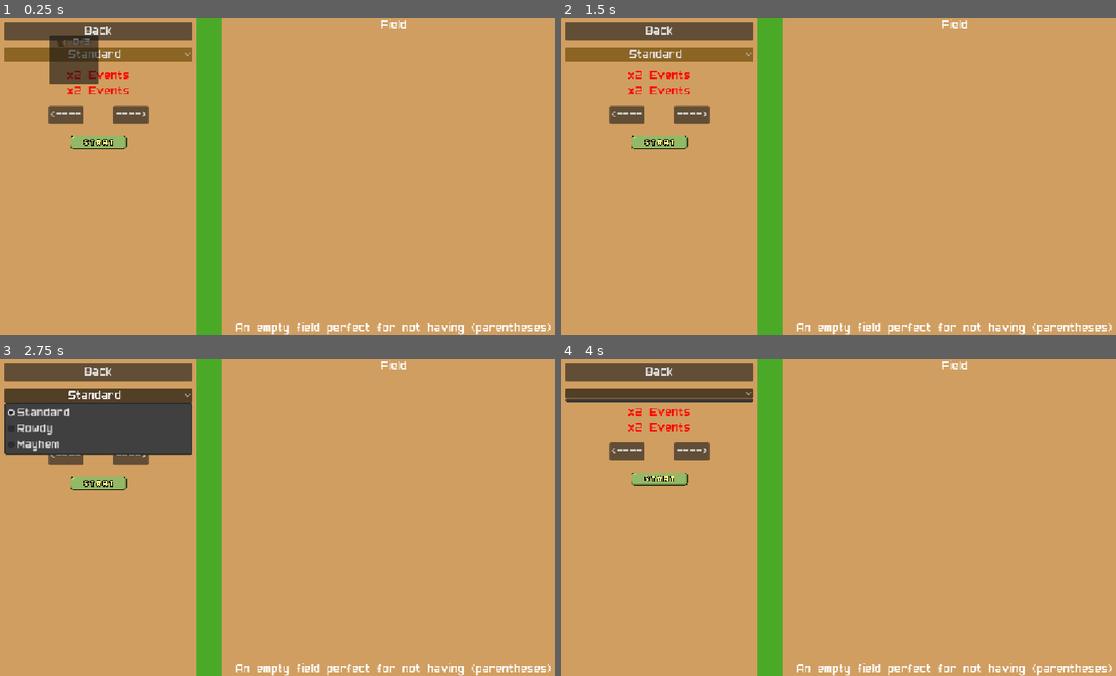
Above: before the commit, frames 1-4 (two rows, left to right).
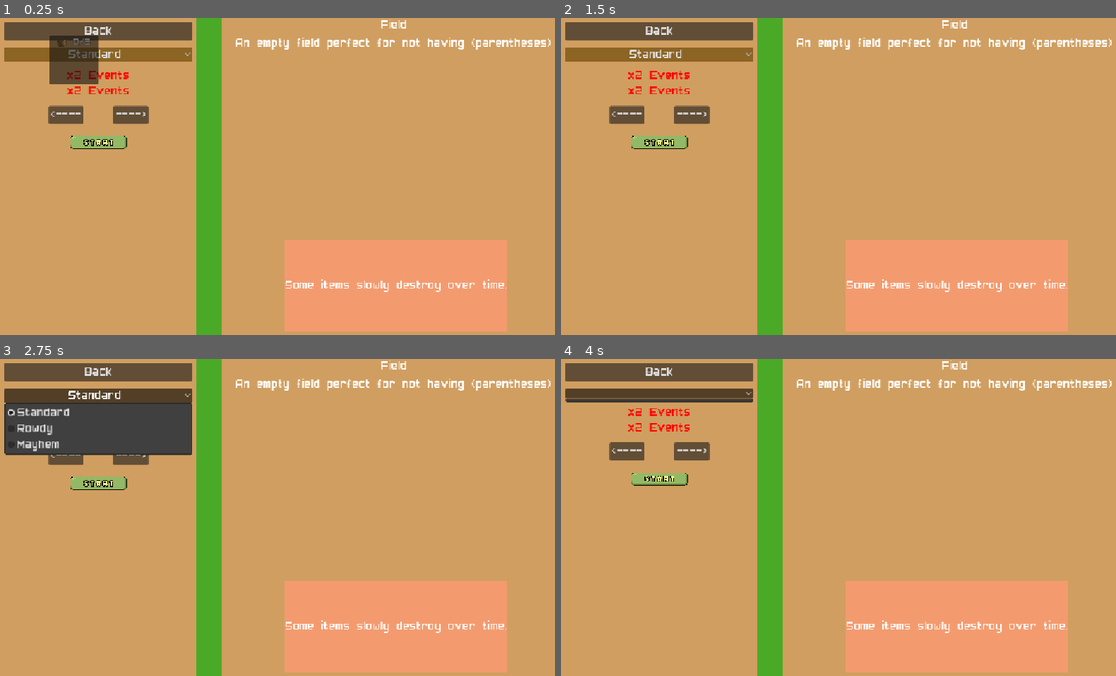
Above: after the commit, the same moments.

Repository: T3rryTim3/mhs-gamedev-02
Game: Godot game, scene res://scenes/UI/select.tscn
Two runs of this game, one before a commit and one after it. Both use one fixed random seed, a clock stepped at 60 frames per second and the inputs below. This scene is started directly instead of the project's main scene.
Inputs (mouse positions are in pixels of both pictures, inside the frame that each line leads up to):
- Up to frame 1 (0.25 s): no input
- Up to frame 2 (1.5 s): click (660, 141) at 0.5 s; click (660, 141) at 1.25 s
- Up to frame 3 (2.75 s): click "Standard" at 2 s
- Up to frame 4 (4 s): click "<----" at 2.75 s; click (660, 393) at 3.5 s

The runs differ from the first frame. In frame 1, 12% of the frame differs, in the area x 42-100%, y 6-100%; in frame 2, 12%; in frame 3, 12%; in frame 4, 12%.
Error in both runs: Invalid call. Nonexistent function '_load_scene' in base 'Nil'. (res://select.gd:114)

Commit message:
Adjustments to custom mode and added select menu tips

Diff:
--- a/projects/mhsdev-02/custom_sliders.tscn
+++ b/projects/mhsdev-02/custom_sliders.tscn
@@ -43,6 +43,9 @@
 
 [node name="Cooldown" type="HSlider" parent="VBoxContainer/MarginContainer/HSplitContainer/VBoxContainer2"]
 layout_mode = 2
+min_value = 1.0
+max_value = 10000.0
+value = 1.0
 
 [node name="MarginContainer2" type="MarginContainer" parent="VBoxContainer"]
 layout_mode = 2
@@ -67,6 +70,9 @@
 
 [node name="ItemSpawn" type="HSlider" parent="VBoxContainer/MarginContainer2/HSplitContainer/VBoxContainer2"]
 layout_mode = 2
+min_value = 1.0
+max_value = 100000.0
+value = 1.0
 
 [node name="MarginContainer3" type="MarginContainer" parent="VBoxContainer"]
 layout_mode = 2
@@ -91,6 +97,8 @@
 
 [node name="Temperature" type="HSlider" parent="VBoxContainer/MarginContainer3/HSplitContainer/VBoxContainer2"]
 layout_mode = 2
+max_value = 2.0
+step = 0.25
 
 [node name="MarginContainer4" type="MarginContainer" parent="VBoxContainer"]
 layout_mode = 2
@@ -115,6 +123,10 @@
 
 [node name="Events" type="HSlider" parent="VBoxContainer/MarginContainer4/HSplitContainer/VBoxContainer2"]
 layout_mode = 2
+min_value = 1.0
+max_value = 2.0
+step = 0.25
+value = 1.0
 
 [node name="MarginContainer5" type="MarginContainer" parent="VBoxContainer"]
 layout_mode = 2
@@ -139,6 +151,10 @@
 
 [node name="Thirst" type="HSlider" parent="VBoxContainer/MarginContainer5/HSplitContainer/VBoxContainer2"]
 layout_mode = 2
+min_value = 1.0
+max_value = 5.0
+step = 0.05
+value = 1.0
 
 [node name="MarginContainer6" type="MarginContainer" parent="VBoxContainer"]
 layout_mode = 2
@@ -163,3 +179,7 @@
 
 [node name="Hunger" type="HSlider" parent="VBoxContainer/MarginContainer6/HSplitContainer/VBoxContainer2"]
 layout_mode = 2
+min_value = 1.0
+max_value = 5.0
+step = 0.05
+value = 1.0
--- /dev/null
+++ b/projects/mhsdev-02/loadingscreentips.gd
@@ -0,0 +1,22 @@
+extends Control
+
+var tips = [
+	"You can add water to wheat fields to heal them.",
+	"Some items slowly destroy over time.",
+	"Barricades can be used to stop events from breaking your buildings.",
+	"Powering the machine early helps you survive longer.",
+	"You can carry multiple items at once and rotate them around (Default R). ",
+	"Press Q (Default) to drop items without picking anything up.",
+	"Sprinting increases your thirst drain, so use it wisely.",
+	"Sprinting increases your thirst drain, so use it wisely."
+]
+
+func select_tip():
+
+	var _index = randi() % tips.size()
+	var value = tips[_index]
+	print (value)
+	$PanelContainer/Label.text = str(value)
+
+func _ready() -> void:
+	select_tip()
--- /dev/null
+++ b/projects/mhsdev-02/loadingscreentips.tscn
@@ -0,0 +1,28 @@
+[gd_scene load_steps=2 format=3 uid="uid://cc6iwjkl1y75b"]
+
+[ext_resource type="Script" uid="uid://ddcy2pr4aidwy" path="res://loadingscreentips.gd" id="1_q74re"]
+
+[node name="Control" type="Control"]
+layout_mode = 3
+anchors_preset = 15
+anchor_right = 1.0
+anchor_bottom = 1.0
+grow_horizontal = 2
+grow_vertical = 2
+script = ExtResource("1_q74re")
+
+[node name="PanelContainer" type="PanelContainer" parent="."]
+layout_mode = 1
+anchors_preset = 12
+anchor_top = 1.0
+anchor_right = 1.0
+anchor_bottom = 1.0
+offset_left = 490.0
+offset_top = -186.0
+offset_right = -481.0
+offset_bottom = -1.0
+grow_horizontal = 2
+grow_vertical = 0
+
+[node name="Label" type="Label" parent="PanelContainer"]
+layout_mode = 2
--- a/projects/mhsdev-02/scenes/UI/select.tscn
+++ b/projects/mhsdev-02/scenes/UI/select.tscn
@@ -1,9 +1,10 @@
-[gd_scene load_steps=5 format=3 uid="uid://cr75yhrni3tcn"]
+[gd_scene load_steps=6 format=3 uid="uid://cr75yhrni3tcn"]
 
 [ext_resource type="Script" uid="uid://chcsl85yq7660" path="res://select.gd" id="1_catev"]
 [ext_resource type="Theme" uid="uid://csflkx7jsvvxb" path="res://Resources/UI.tres" id="1_gup8f"]
 [ext_resource type="Texture2D" uid="uid://0ug226hayure" path="res://images/UI/Start Button.png" id="3_gup8f"]
 [ext_resource type="PackedScene" uid="uid://bnp4x4n2jwes6" path="res://custom_sliders.tscn" id="4_bfs70"]
+[ext_resource type="PackedScene" uid="uid://cc6iwjkl1y75b" path="res://loadingscreentips.tscn" id="5_wwl0d"]
 
 [node name="Control" type="Control"]
 layout_mode = 3
@@ -71,6 +72,7 @@
 flat = true
 
 [node name="CustomSliders" parent="PanelContainer/MarginContainer/VBoxContainer" instance=ExtResource("4_bfs70")]
+visible = false
 layout_mode = 2
 
 [node name="PanelContainer2" type="PanelContainer" parent="."]
@@ -87,18 +89,32 @@
 layout_mode = 2
 size_flags_vertical = 0
 
-[node name="Title" type="Label" parent="PanelContainer2/MarginContainer"]
+[node name="VBoxContainer" type="VBoxContainer" parent="PanelContainer2/MarginContainer"]
+layout_mode = 2
+theme_override_constants/separation = 10
+
+[node name="Title" type="Label" parent="PanelContainer2/MarginContainer/VBoxContainer"]
 layout_mode = 2
 size_flags_horizontal = 4
 size_flags_vertical = 1
 
-[node name="MarginContainer2" type="MarginContainer" parent="PanelContainer2"]
-layout_mode = 2
-size_flags_vertical = 8
-
-[node name="LevelDesk" type="Label" parent="PanelContainer2/MarginContainer2"]
+[node name="LevelDesk" type="Label" parent="PanelContainer2/MarginContainer/VBoxContainer"]
 layout_mode = 2
 size_flags_horizontal = 4
+
+[node name="MarginContainer3" type="MarginContainer" parent="PanelContainer2"]
+layout_mode = 2
+size_flags_horizontal = 4
+size_flags_vertical = 8
+theme_override_constants/margin_left = 8
+theme_override_constants/margin_top = 8
+theme_override_constants/margin_right = 8
+theme_override_constants/margin_bottom = 8
+
+[node name="loadingscreentips" parent="PanelContainer2/MarginContainer3" instance=ExtResource("5_wwl0d")]
+layout_mode = 2
+size_flags_horizontal = 4
+size_flags_vertical = 8
 
 [connection signal="pressed" from="PanelContainer/MarginContainer/VBoxContainer/Exit" to="." method="_on_back_pressed"]
 [connection signal="item_selected" from="PanelContainer/MarginContainer/VBoxContainer/Difficulty" to="." method="_on_difficulty_item_selected"]
--- a/projects/mhsdev-02/select.gd
+++ b/projects/mhsdev-02/select.gd
@@ -90,8 +90,8 @@
 	mode_dropdown.clear()
 	for mode_index in len(level["modes"]):
 		mode_dropdown.add_item(level["modes"][mode_index]["name"], mode_index)
-	$PanelContainer2/MarginContainer/Title.text = levels[current_level_index]["name"]
-	$PanelContainer2/MarginContainer2/LevelDesk.text = levels[current_level_index]["description"]
+	$PanelContainer2/MarginContainer/VBoxContainer/Title.text = levels[current_level_index]["name"]
+	$PanelContainer2/MarginContainer/VBoxContainer/LevelDesk.text = levels[current_level_index]["description"]
 
 func _on_Forward_pressed():
 	current_level_index += 1
Not shown, added: projects/mhsdev-02/loadingscreentips.gd.uid
